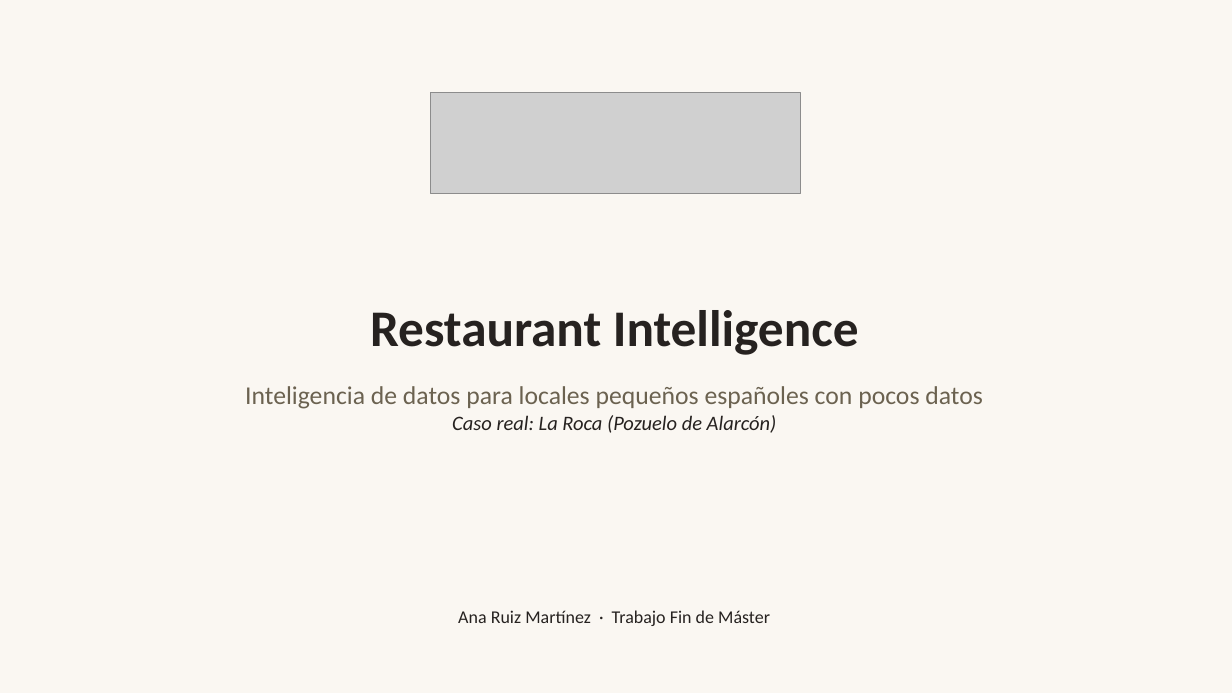
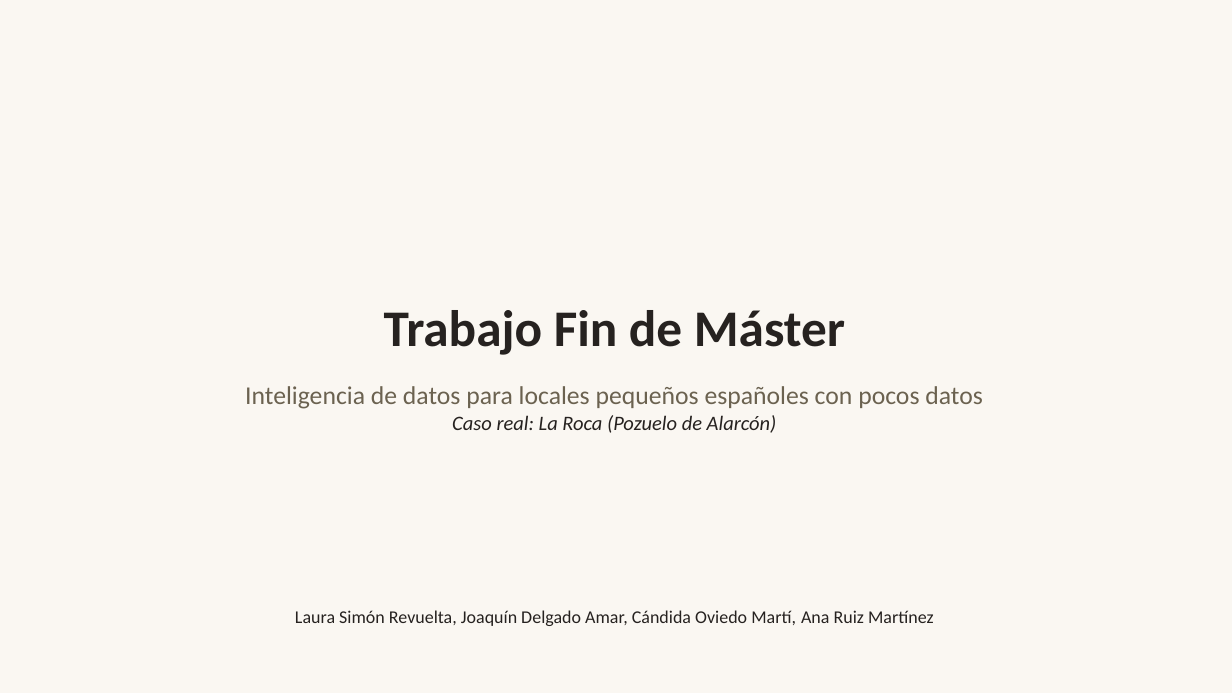
Before and after one commit to Joaquindam/TFM-Hosteleria-AI, a slide deck: slide 1 of docs/presentacion_tfm.pptx. Drawn at 1232x693 pixels with LibreOffice and Linux fonts; fonts in the diff are those of the drawing; grey boxes stand for pictures. Boxes give left, top, right and bottom in pixels: in the first picture for what was removed or moved away, otherwise in the second. Text is boxed around its words. In the diff, an @@ line names an element or a change of style, - is before the commit and + after.

```diff
--- a/docs/presentacion_tfm.pptx
+++ b/docs/presentacion_tfm.pptx
@@ picture removed at (431,92,800,194) @@
@@ text at (384,310,845,355): text changed @@
-Restaurant Intelligence
+Trabajo Fin de Máster
@@ text at (295,610,934,626): text changed @@
-Ana Ruiz Martínez · Trabajo Fin de Máster
+Laura Simón Revuelta, Joaquín Delgado Amar, Cándida Oviedo Martí, Ana Ruiz Martínez
```
Also in this commit, not shown: 1 other slide changed.
